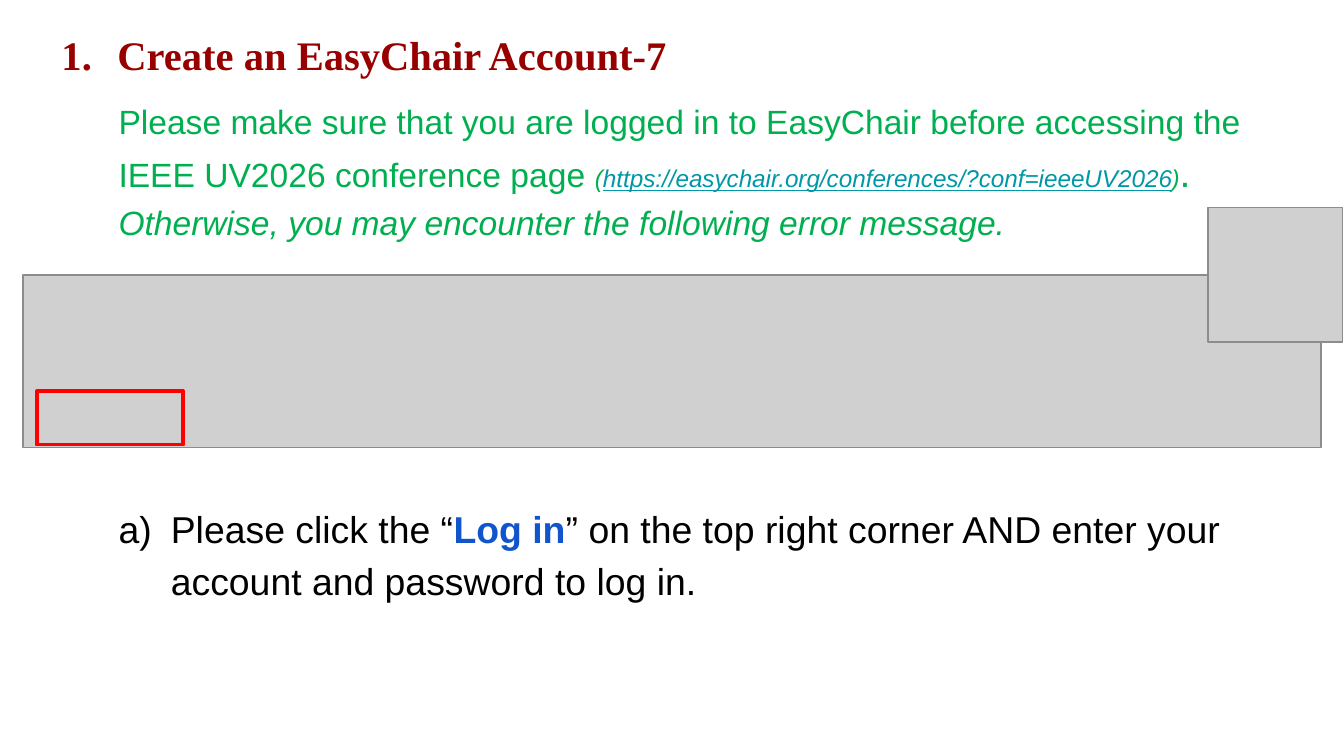
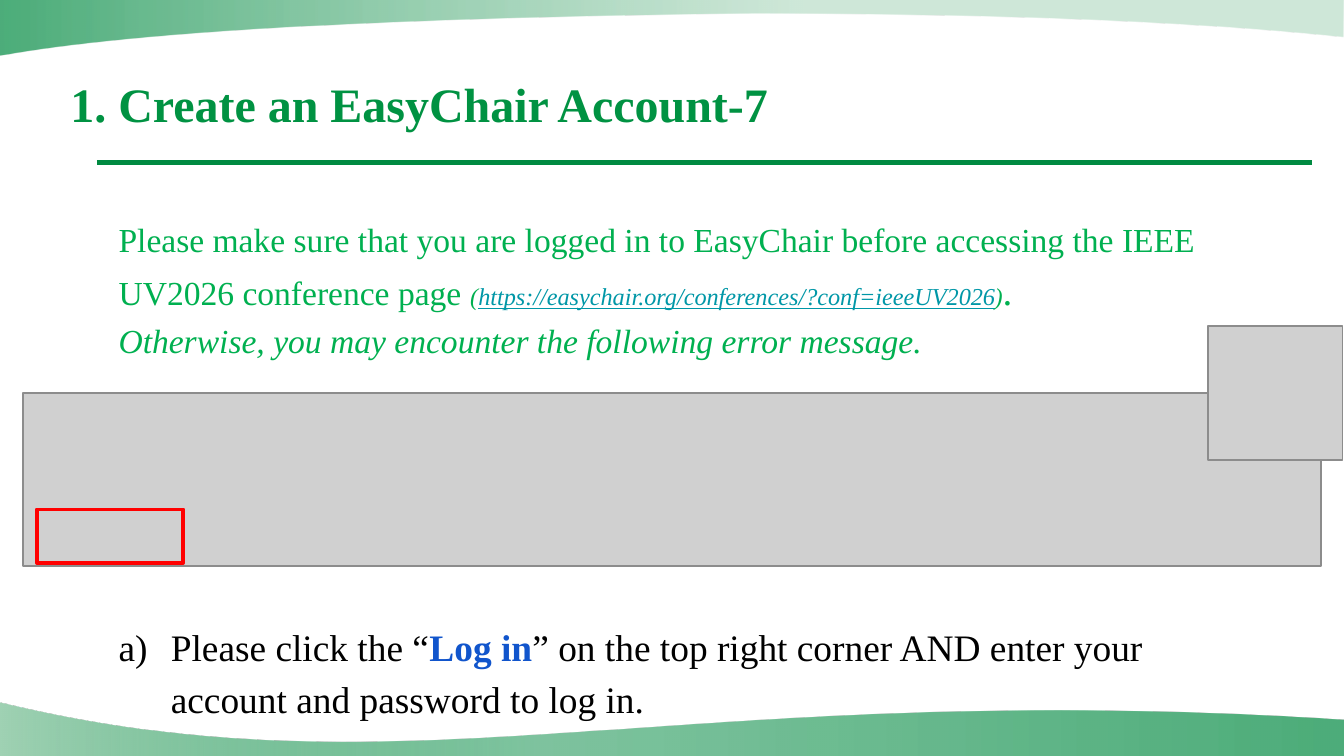
Before and after one commit to UV2026/Email-CFP, a slide deck: slide 9 of Instructions/PPT/Instructions for Paper Review on EasyChair(Reviewer)[UV2026].pptx. Drawn at 1344x756 pixels with LibreOffice and Linux fonts; fonts in the diff are those of the drawing; grey boxes stand for pictures; background and template pictures are left out. Boxes give left, top, right and bottom in pixels: in the first picture for what was removed or moved away, otherwise in the second. Text is boxed around its words. In the diff, an @@ line names an element or a change of style, - is before the commit and + after.

```diff
--- a/Instructions/PPT/Instructions for Paper Review on EasyChair(Reviewer)[UV2026].pptx
+++ b/Instructions/PPT/Instructions for Paper Review on EasyChair(Reviewer)[UV2026].pptx
@@ freeform shape added at (0, 0, 1343, 55), fill gradient #008A41 to #A0D2B4 @@
@@ text at (70, 88, 767, 132): text changed; size 21.8 to 25.7 pt; text colour #980000 to #009242 @@
-1. Create an EasyChair Account-7
+1. Create an EasyChair Account-7
@@ line added from (97, 163) to (1313, 163), #008A41 2.5 pt @@
@@ text "Please make sure that you ...": place and size @@
-text "Please make sure that you ..." at (119, 109, 1241, 602)
+text "Please make sure that you ..." at (119, 228, 1195, 720)
@@ text "Please make sure that you ..." at (119, 228, 1195, 720): font Arial to Times New Roman @@
@@ picture removed at (1208, 208, 1343, 343) @@
@@ picture added at (1208, 325, 1343, 460) @@
@@ picture: place and size @@
-picture at (23, 276, 1321, 449)
+picture at (23, 392, 1321, 566)
@@ rectangle: place and size @@
-rectangle at (36, 391, 183, 445)
+rectangle at (36, 509, 183, 563)
@@ freeform shape added at (0, 703, 1344, 756), fill gradient #008A41 to #A0D2B4 @@
```
Also in this commit, not shown: 25 other slides changed, 7 other files.
